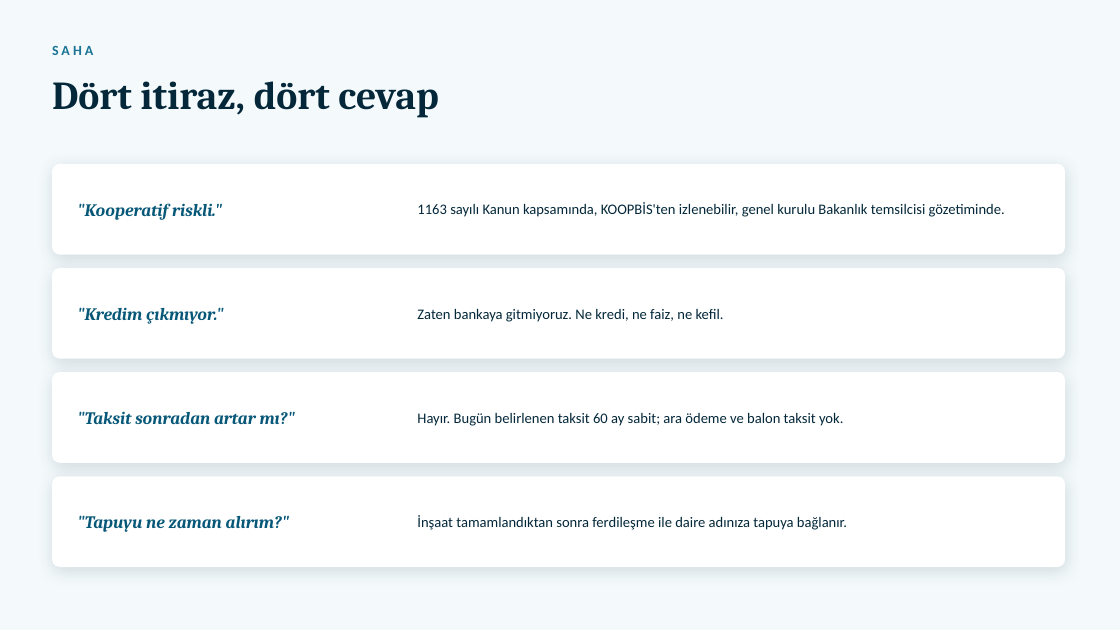
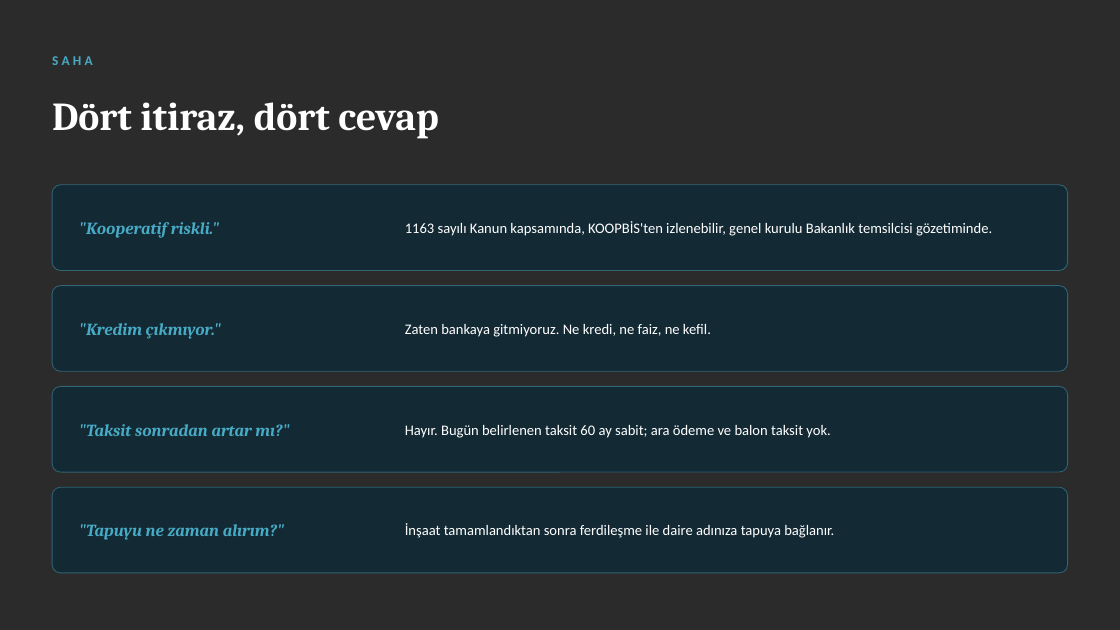
Before and after one commit to gitemreee/miaparkocean, a slide deck: slide 10 of sunum/MIA-PARK-OCEAN-Lansman-Sunumu.pptx. Drawn at 1120x630 pixels with LibreOffice and Linux fonts; fonts in the diff are those of the drawing; background and template pictures are left out; a plain dark background stands for a picture behind light text. Boxes give left, top, right and bottom in pixels: in the first picture for what was removed or moved away, otherwise in the second. Text is boxed around its words. In the diff, an @@ line names an element or a change of style, - is before the commit and + after.

```diff
--- a/sunum/MIA-PARK-OCEAN-Lansman-Sunumu.pptx
+++ b/sunum/MIA-PARK-OCEAN-Lansman-Sunumu.pptx
@@ background #F4FAFC to picture (left out) @@
@@ text "SAHA" moved from (x1=52, y1=46, x2=93, y2=55) to (x1=52, y1=56, x2=93, y2=65) @@
@@ text "SAHA" at (x1=52, y1=56, x2=93, y2=65): size 12 to 11.5 pt, text colour #1A7496 to #48ABC5, letter spacing 2.6 to 2.8 pt @@
@@ text colour #04283A to #FFFFFF in 5 elements at (x1=405, y1=523, x2=834, y2=538), (x1=405, y1=425, x2=830, y2=438), (x1=405, y1=324, x2=711, y2=337), (x1=405, y1=221, x2=992, y2=236), (x1=52, y1=102, x2=438, y2=139) @@
@@ text "Dört itiraz, dört cevap" moved from (x1=52, y1=81, x2=438, y2=118) to (x1=52, y1=102, x2=438, y2=139) @@
@@ fill #FFFFFF to #04283A at 60% opacity; outline none to #48ABC5 0.75 pt; shadow off; proportions changed in 4 elements at (x1=52, y1=487, x2=1068, y2=573), (x1=52, y1=386, x2=1068, y2=472), (x1=52, y1=286, x2=1068, y2=371), (x1=52, y1=185, x2=1068, y2=271) @@
@@ rounded rectangle resized from (x1=52, y1=164, x2=1065, y2=255) to (x1=52, y1=185, x2=1068, y2=271) @@
@@ size 15 to 14.5 pt, text colour #075878 to #48ABC5 in 4 elements at (x1=79, y1=524, x2=284, y2=540), (x1=79, y1=424, x2=289, y2=436), (x1=79, y1=323, x2=221, y2=339), (x1=79, y1=222, x2=219, y2=238) @@
@@ text ""Kooperatif riskli."" moved from (x1=77, y1=203, x2=222, y2=220) to (x1=79, y1=222, x2=219, y2=238) @@
@@ text "1163 sayılı Kanun kapsamında, KOOPBİS'ten ..." moved from (x1=417, y1=202, x2=1005, y2=217) to (x1=405, y1=221, x2=992, y2=236) @@
@@ rounded rectangle resized from (x1=52, y1=268, x2=1065, y2=359) to (x1=52, y1=286, x2=1068, y2=371) @@
@@ text "Zaten bankaya gitmiyoruz. Ne kredi, ..." moved from (x1=417, y1=309, x2=724, y2=322) to (x1=405, y1=324, x2=711, y2=337) @@
@@ rounded rectangle resized from (x1=52, y1=372, x2=1065, y2=463) to (x1=52, y1=386, x2=1068, y2=472) @@
@@ text "Hayır. Bugün belirlenen taksit 60 ..." moved from (x1=417, y1=413, x2=843, y2=426) to (x1=405, y1=425, x2=830, y2=438) @@
@@ rounded rectangle resized from (x1=52, y1=476, x2=1065, y2=567) to (x1=52, y1=487, x2=1068, y2=573) @@
@@ text "İnşaat tamamlandıktan sonra ferdileşme ile ..." moved from (x1=417, y1=515, x2=847, y2=530) to (x1=405, y1=523, x2=834, y2=538) @@
```
Also in this commit, not shown: 14 other slides changed, 53 other files.
